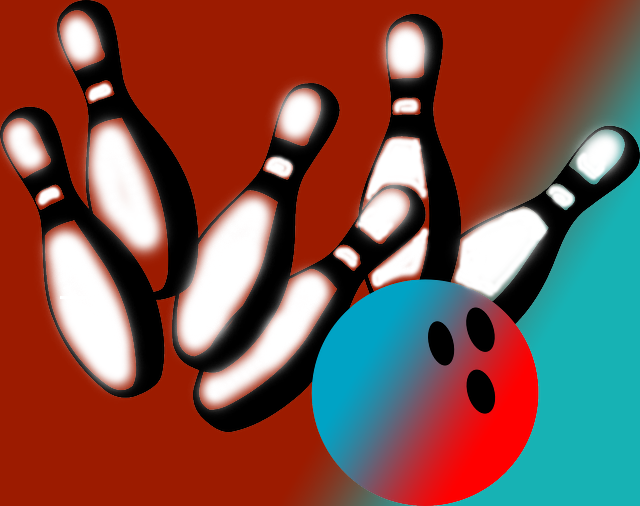
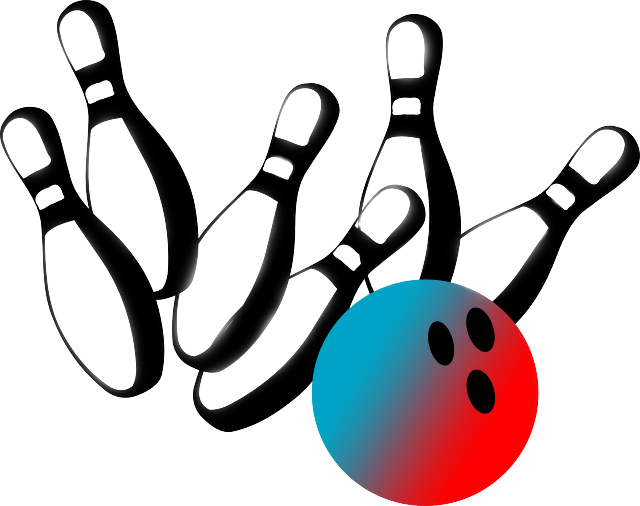
Layers edited between the first and the second 640x506 image:
hid "Color Fill 1" over [0, 0, 640, 506]
